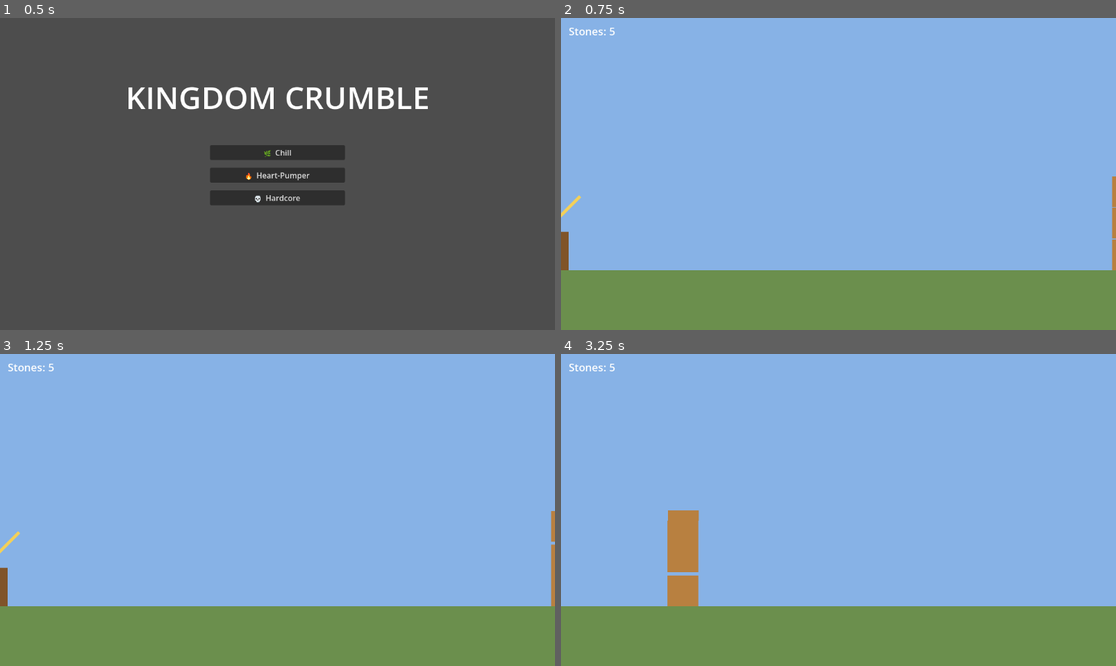
Above: before the commit, frames 1-4 (two rows, left to right).
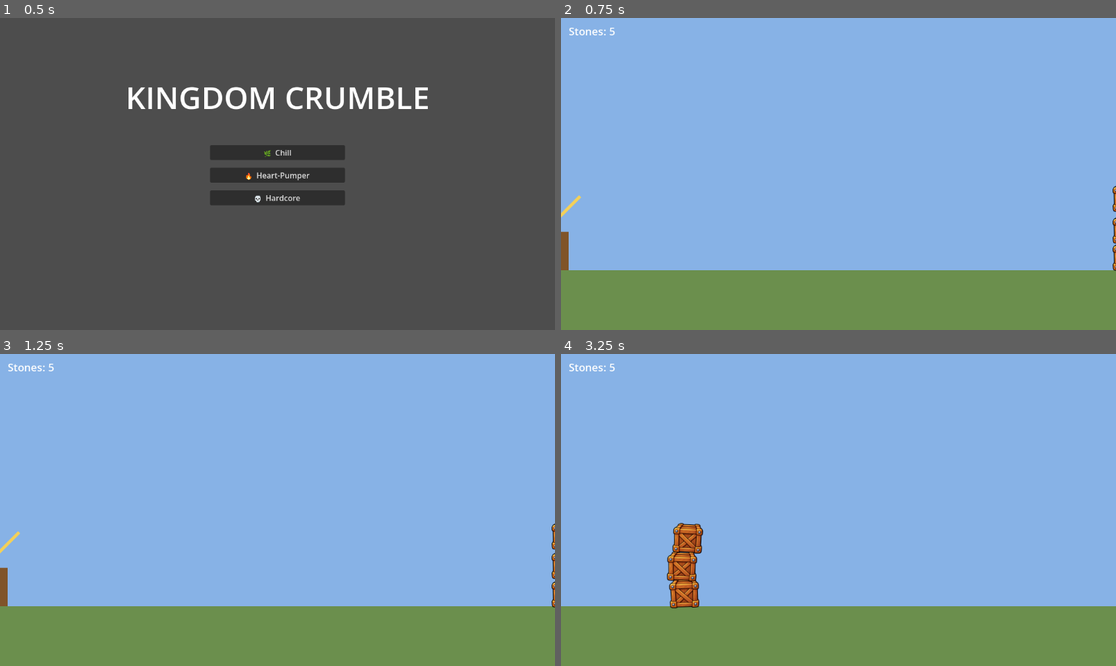
Above: after the commit, the same moments.

Repository: hazlema/kingdom-crumble
Game: Godot game, scene res://scenes/main_menu.tscn
Two runs of this game, one before a commit and one after it. Both use one fixed random seed, a clock stepped at 60 frames per second and the inputs below.
Inputs (mouse positions are in pixels of both pictures, inside the frame that each line leads up to):
- Up to frame 1 (0.5 s): no input
- Up to frame 2 (0.75 s): click "🌿 Chill" at 0.5 s
- Up to frame 3 (1.25 s): no input
- Up to frame 4 (3.25 s): tap Enter (advance) at 1.25, 1.35 s; move the mouse to (960, 494) at 1.27 s; hold . (scout_right) 1.28-2 s; click (960, 494) at 1.42 s; drag from (727, 525) to (810, 572) at 2.02 s; move the mouse to (894, 441) at 2.77 s; hold . (scout_right) from 2.78 s (still down); tap Right (aim_right) at 2.85 s

Frame 1 is identical in both runs. In frame 2, 0.2% of the frame differs, in the area x 99-100%, y 50-82%; in frame 3, 0.2%; in frame 4, 1.8%, in the area x 19-26%, y 50-82%.

Commit message:
feat: real crate art via AnimatedSprite2D + fullscreen display
Owner wired the repacked crate sheet into crate.tscn as SpriteFrames
(atlas regions off art/assets/crates.png), hid the ColorRect
placeholder, and tightened collision to 56px to match the art body.
Display set to fullscreen. Leaf bones in the soldier rig get
auto_calculate_length_and_angle=false, silencing engine warnings that
tripped GUT's error detector. New main-char-v2 art. 31/31 green.

Co-Authored-By: Claude Fable 5 <noreply@anthropic.com>

Diff:
--- a/project.godot
+++ b/project.godot
@@ -21,6 +21,11 @@
 GameInput="*res://src/settings/game_input.gd"
 Music="*res://src/audio/music_director.gd"
 
+[display]
+
+window/size/mode=3
+window/energy_saving/keep_screen_on=false
+
 [physics]
 
 3d/physics_engine="Jolt Physics"
--- /dev/null
+++ b/resources/crate_sprites.tres
@@ -0,0 +1,53 @@
+[gd_resource type="SpriteFrames" format=3 uid="uid://lwqghm17yrxp"]
+
+[ext_resource type="Texture2D" uid="uid://dx5s8joh0yxte" path="res://art/assets/crates.png" id="1_cs76e"]
+
+[sub_resource type="AtlasTexture" id="AtlasTexture_6rag2"]
+atlas = ExtResource("1_cs76e")
+region = Rect2(0, 0, 64, 64)
+
+[sub_resource type="AtlasTexture" id="AtlasTexture_wnlx5"]
+atlas = ExtResource("1_cs76e")
+region = Rect2(64, 0, 64, 64)
+
+[sub_resource type="AtlasTexture" id="AtlasTexture_ib0xy"]
+atlas = ExtResource("1_cs76e")
+region = Rect2(128, 0, 64, 64)
+
+[sub_resource type="AtlasTexture" id="AtlasTexture_der7q"]
+atlas = ExtResource("1_cs76e")
+region = Rect2(0, 64, 64, 64)
+
+[sub_resource type="AtlasTexture" id="AtlasTexture_hcr57"]
+atlas = ExtResource("1_cs76e")
+region = Rect2(64, 64, 64, 64)
+
+[sub_resource type="AtlasTexture" id="AtlasTexture_aky2j"]
+atlas = ExtResource("1_cs76e")
+region = Rect2(128, 64, 64, 64)
+
+[resource]
+animations = [{
+"frames": [{
+"duration": 1.0,
+"texture": SubResource("AtlasTexture_6rag2")
+}, {
+"duration": 1.0,
+"texture": SubResource("AtlasTexture_wnlx5")
+}, {
+"duration": 1.0,
+"texture": SubResource("AtlasTexture_ib0xy")
+}, {
+"duration": 1.0,
+"texture": SubResource("AtlasTexture_der7q")
+}, {
+"duration": 1.0,
+"texture": SubResource("AtlasTexture_hcr57")
+}, {
+"duration": 1.0,
+"texture": SubResource("AtlasTexture_aky2j")
+}],
+"loop": true,
+"name": &"default",
+"speed": 5.0
+}]
--- a/scenes/crate.tscn
+++ b/scenes/crate.tscn
@@ -1,22 +1,27 @@
-[gd_scene load_steps=3 format=3]
+[gd_scene format=3 uid="uid://bk81fht7me64c"]
 
-[ext_resource type="Script" path="res://src/gameplay/crate.gd" id="1"]
+[ext_resource type="Script" uid="uid://cqgff8msbcggu" path="res://src/gameplay/crate.gd" id="1"]
+[ext_resource type="SpriteFrames" uid="uid://lwqghm17yrxp" path="res://resources/crate_sprites.tres" id="2_dwt0d"]
 
 [sub_resource type="RectangleShape2D" id="shape"]
-size = Vector2(64, 64)
+size = Vector2(56, 56)
 
-[node name="Crate" type="RigidBody2D"]
+[node name="Crate" type="RigidBody2D" unique_id=1927626074]
 mass = 4.0
 contact_monitor = true
 max_contacts_reported = 8
 script = ExtResource("1")
 
-[node name="Shape" type="CollisionShape2D" parent="."]
+[node name="Shape" type="CollisionShape2D" parent="." unique_id=1739548326]
 shape = SubResource("shape")
 
-[node name="Visual" type="ColorRect" parent="."]
+[node name="Visual" type="ColorRect" parent="." unique_id=1443566650]
+visible = false
 offset_left = -32.0
 offset_top = -32.0
 offset_right = 32.0
 offset_bottom = 32.0
 color = Color(0.72, 0.5, 0.25, 1)
+
+[node name="AnimatedSprite2D" type="AnimatedSprite2D" parent="." unique_id=140294759]
+sprite_frames = ExtResource("2_dwt0d")
--- a/scenes/level_01.tscn
+++ b/scenes/level_01.tscn
@@ -1,50 +1,50 @@
-[gd_scene load_steps=7 format=3]
+[gd_scene format=3 uid="uid://oecensh677nb"]
 
-[ext_resource type="Script" path="res://src/level/level.gd" id="1"]
-[ext_resource type="PackedScene" path="res://scenes/trebuchet.tscn" id="2"]
-[ext_resource type="PackedScene" path="res://scenes/crate.tscn" id="3"]
-[ext_resource type="Script" path="res://src/camera/camera_director.gd" id="4"]
+[ext_resource type="Script" uid="uid://cc3vgthsekso7" path="res://src/level/level.gd" id="1"]
+[ext_resource type="PackedScene" uid="uid://dlyvvat2i7oqh" path="res://scenes/trebuchet.tscn" id="2"]
+[ext_resource type="PackedScene" uid="uid://bk81fht7me64c" path="res://scenes/crate.tscn" id="3"]
+[ext_resource type="Script" uid="uid://g3anjwx2773" path="res://src/camera/camera_director.gd" id="4"]
 [ext_resource type="PackedScene" path="res://scenes/hud.tscn" id="5"]
 
 [sub_resource type="WorldBoundaryShape2D" id="ground_shape"]
 
-[node name="Level" type="Node2D"]
+[node name="Level" type="Node2D" unique_id=429232250]
 script = ExtResource("1")
 
-[node name="Sky" type="ColorRect" parent="."]
+[node name="Sky" type="ColorRect" parent="." unique_id=1387565514]
 offset_left = -2000.0
 offset_top = -1200.0
 offset_right = 4000.0
 offset_bottom = 600.0
 color = Color(0.53, 0.7, 0.9, 1)
 
-[node name="GroundVisual" type="ColorRect" parent="."]
+[node name="GroundVisual" type="ColorRect" parent="." unique_id=625341596]
 offset_left = -2000.0
 offset_top = 600.0
 offset_right = 4000.0
 offset_bottom = 1200.0
 color = Color(0.42, 0.56, 0.3, 1)
 
-[node name="Ground" type="StaticBody2D" parent="."]
+[node name="Ground" type="StaticBody2D" parent="." unique_id=1747476027]
 position = Vector2(0, 600)
 
-[node name="Shape" type="CollisionShape2D" parent="Ground"]
+[node name="Shape" type="CollisionShape2D" parent="Ground" unique_id=1461618730]
 shape = SubResource("ground_shape")
 
-[node name="Trebuchet" parent="." instance=ExtResource("2")]
+[node name="Trebuchet" parent="." unique_id=1781874464 instance=ExtResource("2")]
 position = Vector2(200, 600)
 
-[node name="Crate1" parent="." groups=["crates"] instance=ExtResource("3")]
+[node name="Crate1" parent="." unique_id=637987339 groups=["crates"] instance=ExtResource("3")]
 position = Vector2(1400, 568)
 
-[node name="Crate2" parent="." groups=["crates"] instance=ExtResource("3")]
+[node name="Crate2" parent="." unique_id=1562248210 groups=["crates"] instance=ExtResource("3")]
 position = Vector2(1400, 502)
 
-[node name="Crate3" parent="." groups=["crates"] instance=ExtResource("3")]
+[node name="Crate3" parent="." unique_id=702777028 groups=["crates"] instance=ExtResource("3")]
 position = Vector2(1400, 436)
 
-[node name="CameraDirector" type="Camera2D" parent="."]
+[node name="CameraDirector" type="Camera2D" parent="." unique_id=1862764469]
 position = Vector2(800, 400)
 script = ExtResource("4")
 
-[node name="Hud" parent="." instance=ExtResource("5")]
+[node name="Hud" parent="." unique_id=1637513669 instance=ExtResource("5")]
--- a/scenes/soldier.tscn
+++ b/scenes/soldier.tscn
@@ -73,7 +73,6 @@
 [sub_resource type="Animation" id="Animation_8qfth"]
 resource_name = "fire"
 length = 0.46666667
-loop_mode = 1
 tracks/0/type = "value"
 tracks/0/imported = false
 tracks/0/enabled = true
@@ -114,7 +113,6 @@
 [sub_resource type="Animation" id="Animation_50ktg"]
 resource_name = "idle"
 length = 10.0
-loop_mode = 1
 tracks/0/type = "value"
 tracks/0/imported = false
 tracks/0/enabled = true
@@ -180,27 +178,27 @@
 texture = ExtResource("1_ajv6t")
 
 [node name="BootBack" type="Sprite2D" parent="Sprite" unique_id=1874699618]
-position = Vector2(-42, 227.55003)
+position = Vector2(-42, 220)
 texture = ExtResource("2_50ktg")
 
 [node name="ArmFront" type="Sprite2D" parent="Sprite" unique_id=860951037]
-position = Vector2(156.80627, -4.0778885)
-rotation = -0.17574191
-scale = Vector2(0.99999994, 0.99999994)
+position = Vector2(152.97871, 1.3361282)
+rotation = -0.13962637
+scale = Vector2(0.99999976, 0.99999976)
 texture = ExtResource("3_8qfth")
 
 [node name="Torso" type="Sprite2D" parent="Sprite" unique_id=1408747547]
 texture = ExtResource("4_8jak6")
 
 [node name="Head" type="Sprite2D" parent="Sprite" unique_id=128371923]
-position = Vector2(-6.184078, -309.3256)
-rotation = -0.05531419
+position = Vector2(1.1164501, -309.59772)
+rotation = -0.019198637
 scale = Vector2(0.99999994, 0.99999994)
 texture = ExtResource("6_se1ou")
 
 [node name="ArmBack" type="Sprite2D" parent="Sprite" unique_id=1067655434]
-position = Vector2(-36.95111, -2.4469414)
-rotation = -1.4908396
+position = Vector2(-92.52673, 33.057144)
+rotation = -0.67729473
 scale = Vector2(0.99999976, 0.99999976)
 texture = ExtResource("5_kv0so")
 
@@ -213,6 +211,7 @@
 [node name="BackLeg" type="Bone2D" parent="Skeleton2D/Hip" unique_id=320789205]
 position = Vector2(-50, 0)
 rest = Transform2D(1, 0, 0, 1, -50, 0)
+auto_calculate_length_and_angle = false
 
 [node name="RemoteTransform2D" type="RemoteTransform2D" parent="Skeleton2D/Hip/BackLeg" unique_id=347442041]
 position = Vector2(3, 119)
@@ -221,6 +220,7 @@
 [node name="FrontLeg" type="Bone2D" parent="Skeleton2D/Hip" unique_id=1585670087]
 position = Vector2(50, 0)
 rest = Transform2D(1, 0, 0, 1, 50, 0)
+auto_calculate_length_and_angle = false
 
 [node name="RemoteTransform2D" type="RemoteTransform2D" parent="Skeleton2D/Hip/FrontLeg" unique_id=2046459431]
 position = Vector2(48, 118)
@@ -238,8 +238,9 @@
 [node name="BackArm" type="Bone2D" parent="Skeleton2D/Hip/Head" unique_id=242961739]
 position = Vector2(-117.99999, 56.339996)
 rotation = -1.7889625
-scale = Vector2(0.99999976, 0.99999976)
+scale = Vector2(0.9999998, 0.9999998)
 rest = Transform2D(1, 0, 0, 1, -115, 51.339996)
+auto_calculate_length_and_angle = false
 
 [node name="RemoteTransform2D" type="RemoteTransform2D" parent="Skeleton2D/Hip/Head/BackArm" unique_id=1977598383]
 position = Vector2(-36.17, 75.885)
@@ -247,9 +248,10 @@
 
 [node name="FrontArm" type="Bone2D" parent="Skeleton2D/Hip/Head" unique_id=36168233]
 position = Vector2(116, 38.339996)
-rotation = -0.12042773
-scale = Vector2(0.99999994, 0.99999994)
+rotation = -0.120427735
+scale = Vector2(0.9999999, 0.9999999)
 rest = Transform2D(0.9927573, -0.12013684, 0.12013684, 0.9927573, 116, 38.339996)
+auto_calculate_length_and_angle = false
 
 [node name="RemoteTransform2D" type="RemoteTransform2D" parent="Skeleton2D/Hip/Head/FrontArm" unique_id=677498021]
 position = Vector2(20.86, 76.215)
Binary file removed: art/assets/crate.png
Renamed: art/assets/crates-sheet-64.png -> art/assets/crates.png
Not shown, added: art/assets/crates.png.import
Not shown, added: art/assets/crates_64/crate-blue.png.import
Not shown, added: art/assets/crates_64/crate-ghost.png.import
Not shown, added: art/assets/crates_64/crate-gold.png.import
Not shown, added: art/assets/crates_64/crate-green.png.import
Not shown, added: art/assets/crates_64/crate-wood.png.import
Not shown, changed: art/assets/crates_64/skull.png.import
Binary file added: art/characters/main-char-v2.png
Not shown, added: art/characters/main-char-v2.png.import
